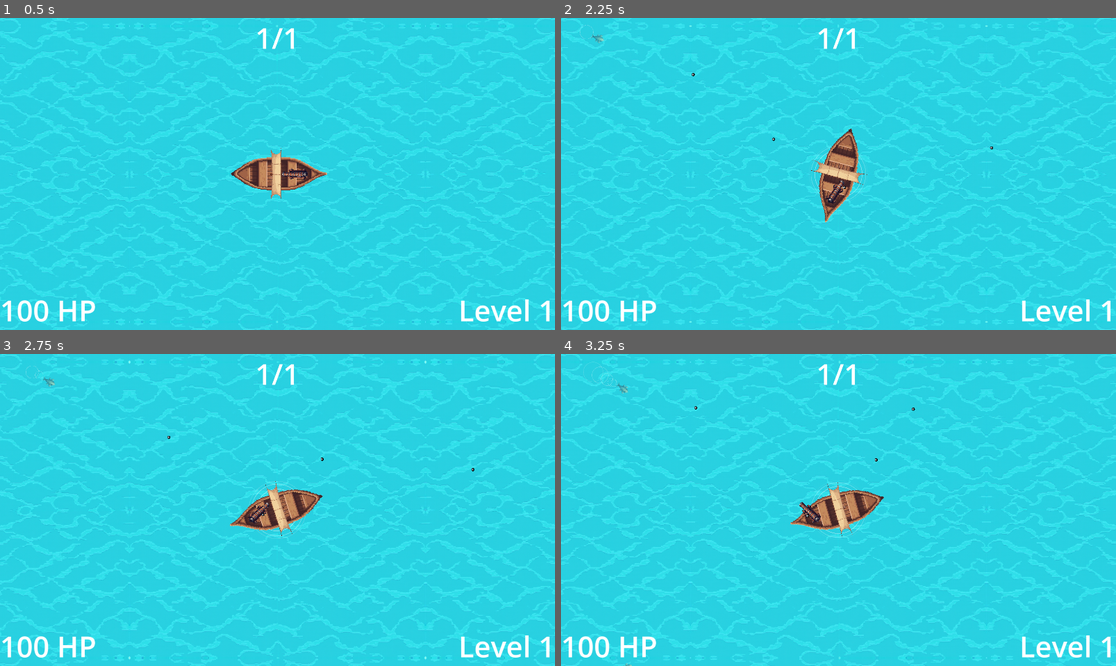
Above: before the commit, frames 1-4 (two rows, left to right).
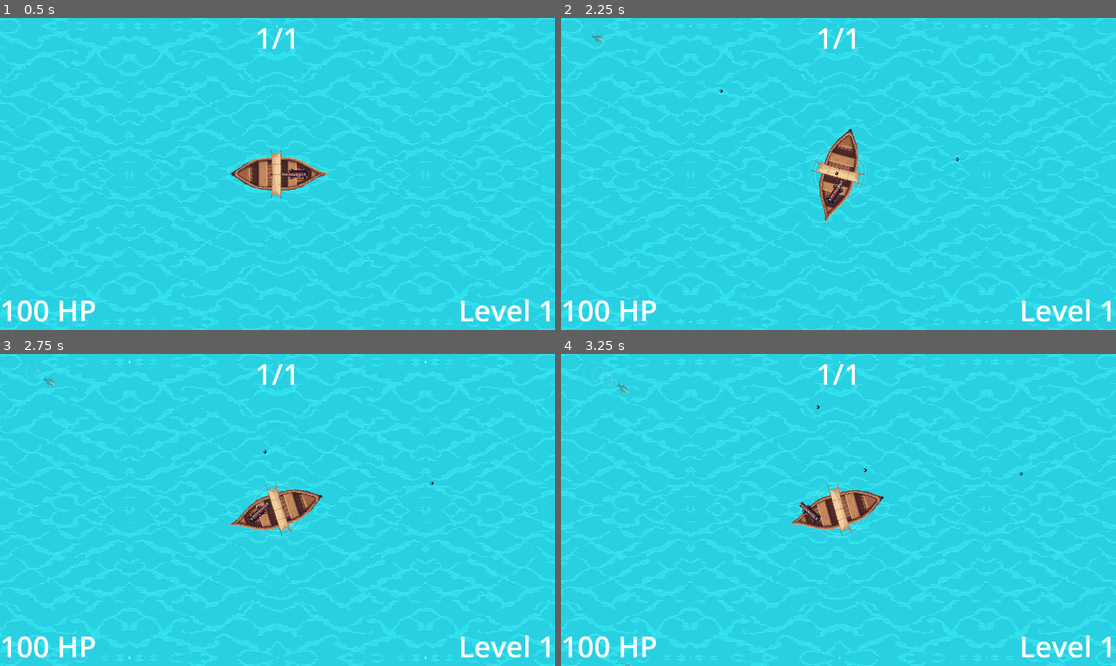
Above: after the commit, the same moments.

Repository: HephaistosForge/OceanDreamer
Game: Godot game, scene res://levels/main.tscn
Same seed, same stepped clock (60 frames per second), same inputs: the game is played once before the commit and once after it.
Inputs (mouse positions are in pixels of both pictures, inside the frame that each line leads up to):
- Up to frame 1 (0.5 s): no input
- Up to frame 2 (2.25 s): move the mouse to (960, 158) at 0.52 s; hold D (turn_right) 0.53-1.25 s; hold Space (shoot) 0.53-1.25 s; click (960, 158) at 0.67 s; drag from (727, 189) to (777, 124) at 1.27 s; move the mouse to (894, 105) at 2.02 s; hold D (turn_right) from 2.03 s (still down); hold Space (shoot) from 2.03 s (still down); click (894, 105) at 2.17 s
- Up to frame 3 (2.75 s): keep holding D (turn_right); keep holding Space (shoot)
- Up to frame 4 (3.25 s): release D (turn_right) at 2.75 s; release Space (shoot) at 2.75 s; drag from (810, 572) to (727, 435) at 2.77 s

Frame 1 is identical in both runs. In frame 2, less than 0.1% of the frame differs, in the area x 23-78%, y 17-55%; in frame 3, less than 0.1%; in frame 4, less than 0.1%.

Commit message:
implement burst in cannon

Diff:
--- a/entities/ship/ship.gd
+++ b/entities/ship/ship.gd
@@ -2,6 +2,7 @@
 
 @export var max_speed: int = 1000
 @export var speed_multiplier: int = 2000
+@export var rotation_speed: float = 2
 
 @onready var cannon = $Cannon
 
@@ -31,8 +32,11 @@
 	# normalize velocity after soem max speed
 	velocity /= max(1, velocity.length() / max_speed)
 
-	velocity = velocity.rotated(turn * delta)
-	rotate(turn * delta * 2)
+	# Rotate ship, and also rotate the velocity vector in that range, to simulate
+	# the pressure difference on both sides of the ship
+	var delta_rotate = turn * delta * rotation_speed
+	velocity = velocity.rotated(delta_rotate / 2)
+	rotate(delta_rotate)
 
 	move_and_slide()
 
@@ -41,5 +45,7 @@
 	speed_multiplier = upgrade.fma("movement_speed", speed_multiplier)
 	max_speed = upgrade.fma("max_speed", max_speed)
 	max_hp = upgrade.fma("hp", max_hp)
+	rotation_speed = upgrade.fma("rotation_speed", rotation_speed)
 	hp = max_hp
+	scale = Vector2.ONE * upgrade.fma("ship_size", scale.x)
 	cannon.apply_upgrade(upgrade)
--- a/entities/weapons/cannon.gd
+++ b/entities/weapons/cannon.gd
@@ -4,10 +4,13 @@
 
 @export var rotation_speed: float = 10.0
 @export var shooting_delay: float = 0.5
-@export var acceleration: float = 300
+@export var velocity: float = 1000
 @export var damage: float = 10
 @export var knockback: float = 0
 @export var ball_size: float = 1
+@export var burst_count: int = 1
+@export var burst_delay: float = 0.1
+@export var spray_count: int = 1
 
 var reload_timer: Timer = Timer.new()
 var can_shoot = true
@@ -18,12 +21,16 @@
 	reload_timer.timeout.connect(func(): can_shoot = true)
 
 func apply_upgrade(upgrade: Upgrade):
-	acceleration = upgrade.fma("cannon_velocity", acceleration)
+	velocity = upgrade.fma("cannon_velocity", velocity)
 	rotation_speed = upgrade.fma("cannon_rotation_speed", rotation_speed)
 	shooting_delay = upgrade.fma("cannon_shooting_delay", shooting_delay)
 	damage = upgrade.fma("cannon_ball_damage", damage)
 	knockback = upgrade.fma("cannon_ball_knockback", knockback)
 	ball_size = upgrade.fma("cannon_ball_size", ball_size)
+	burst_count = upgrade.fma("cannon_ball_burst_count", burst_count)
+	burst_delay = upgrade.fma("cannon_ball_burst_delay", burst_delay)
+	spray_count = upgrade.fma("cannon_ball_spray_count", spray_count)
+	scale = Vector2.ONE * upgrade.fma("cannon_size", scale.x)
 
 
 func _process(delta: float) -> void:
@@ -32,11 +39,15 @@
 
 	if Input.is_action_pressed("shoot") and can_shoot:
 		can_shoot = false
+		for burst in burst_count:
+			var cannonball = CANNONBALL_SCENE.instantiate()
+			get_tree().root.add_child(cannonball)
+			cannonball.global_position = global_position
+			# cannonball.acceleration_cutoff_distance = $SpawnAt.global_position.distance_to($AccelerateTo.global_position)
+			cannonball.velocity = Vector2(cos(global_rotation), sin(global_rotation)) * velocity
+			cannonball.is_enemy = false
+			cannonball.scale = Vector2.ONE * ball_size
+			cannonball.damage = damage
+			await get_tree().create_timer(burst_delay).timeout
+
 		reload_timer.start()
-		var cannonball = CANNONBALL_SCENE.instantiate()
-		get_tree().root.add_child(cannonball)
-		cannonball.global_position = global_position
-		cannonball.acceleration_cutoff_distance = $SpawnAt.global_position.distance_to($AccelerateTo.global_position)
-		cannonball.acceleration = Vector2(cos(global_rotation), sin(global_rotation)) * acceleration
-		cannonball.is_enemy = false
-		cannonball.damage = damage
--- a/entities/weapons/cannon.tscn
+++ b/entities/weapons/cannon.tscn
@@ -12,6 +12,7 @@
 texture = ExtResource("2_ckaya")
 
 [node name="SpawnAt" type="Node2D" parent="."]
+position = Vector2(126, 0)
 
 [node name="AccelerateTo" type="Node2D" parent="."]
 position = Vector2(32, 0)
--- a/entities/weapons/cannonball.gd
+++ b/entities/weapons/cannonball.gd
@@ -20,11 +20,7 @@
 
 func _physics_process(delta: float) -> void:
 	position += velocity * delta
-	distance_travelled += (velocity * delta).length()
-	if distance_travelled < acceleration_cutoff_distance:
-		velocity += acceleration
-	else:
-		velocity -= velocity * delta / seconds_flight_time
+	velocity -= velocity * delta / seconds_flight_time
 
 
 func _on_entity_entered(body: Node2D) -> void:
--- a/upgrades/level_manager.gd
+++ b/upgrades/level_manager.gd
@@ -39,3 +39,4 @@
 	level += 1
 	update_remaining_monsters(total_monsters)
 	to_next_level.emit(level, upgrade)
+	upgrade.assert_all_keys_were_used()
--- a/upgrades/upgrade.gd
+++ b/upgrades/upgrade.gd
@@ -3,11 +3,13 @@
 var upgrade: Dictionary
 
 var default_icon = preload("res://assets/icons/default.svg")
+var used_keys = {"name": 0, "tier": 0}
 
 func _init(upgrade: Dictionary):
 	self.upgrade = upgrade
 
 func of(key: String) -> Variant:
+	used_keys[key] = 0
 	var value = upgrade.get(key)
 	if value == null:
 		if key.begins_with("factor_"):
@@ -29,3 +31,8 @@
 	if of("set_" + suffix) != null:
 		return of("set_" + suffix)
 	return val * of("factor_" + suffix) + of("delta_" + suffix)
+
+func assert_all_keys_were_used():
+	for key in upgrade:
+		if upgrade[key] != null:
+			assert(key in used_keys, "key " + key + " was never used")
--- a/upgrades/upgrades.json
+++ b/upgrades/upgrades.json
@@ -53,7 +53,7 @@
 			"factor_cannon_size": 1.1,
 			"factor_cannon_ball_size": 1.1,
 			"factor_cannon_velocity": 0.9,
-			"factor_cannon_turn_speed": 0.9,
+			"factor_cannon_rotation_speed": 0.9,
 		},
 		{
 			"description": "Smaller, faster and sleeker ship",
@@ -67,8 +67,8 @@
 			"factor_cannon_size": 0.9,
 			"factor_cannon_ball_size": 0.7,
 			"factor_cannon_velocity": 1.1,
-			"factor_cannon_turn_speed": 1.1,
-			"delta_cannon_ball_burst_cound": 2,
+			"factor_cannon_rotation_speed": 1.1,
+			"delta_cannon_ball_burst_count": 2,
 		},
 	]
 }
